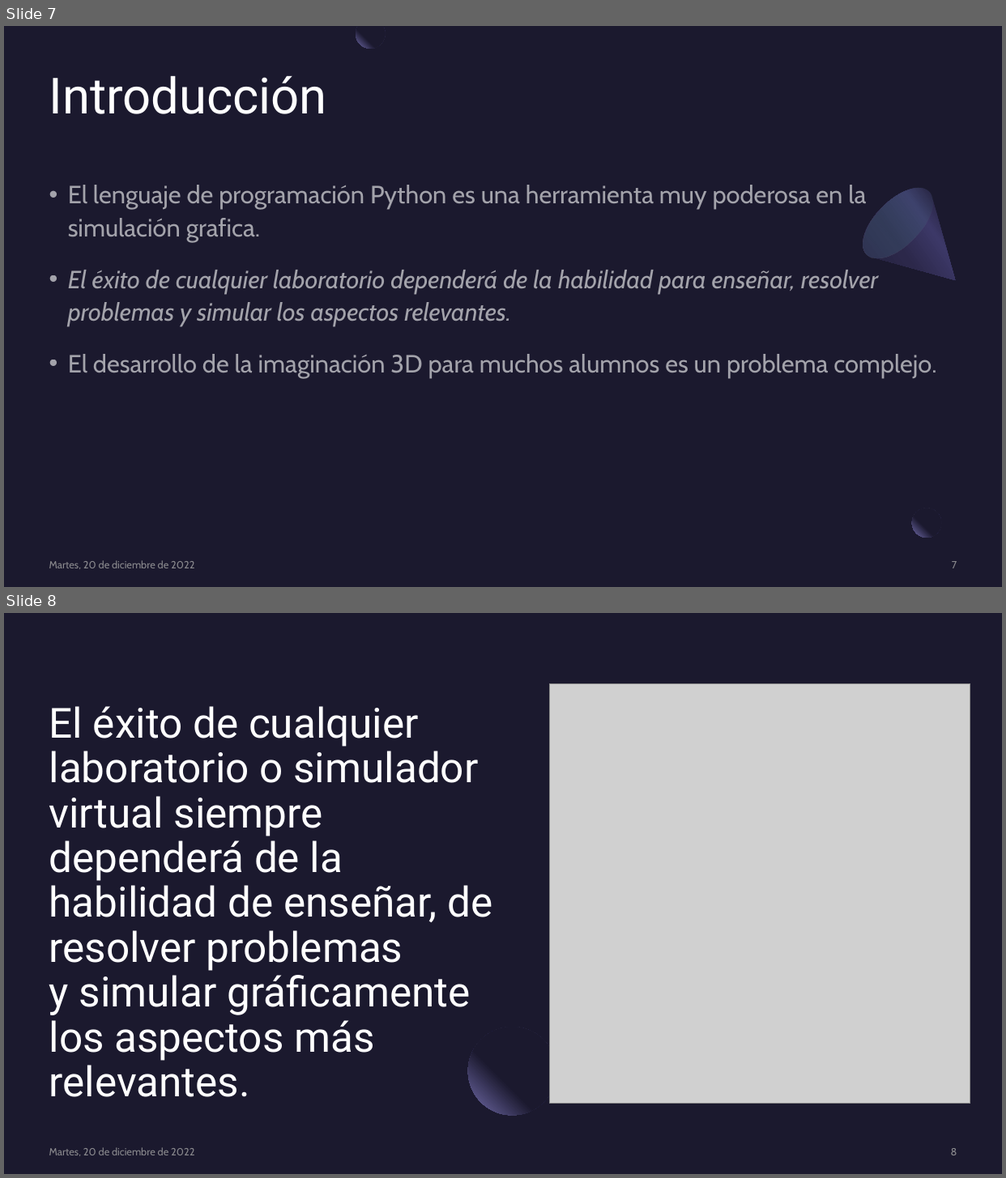
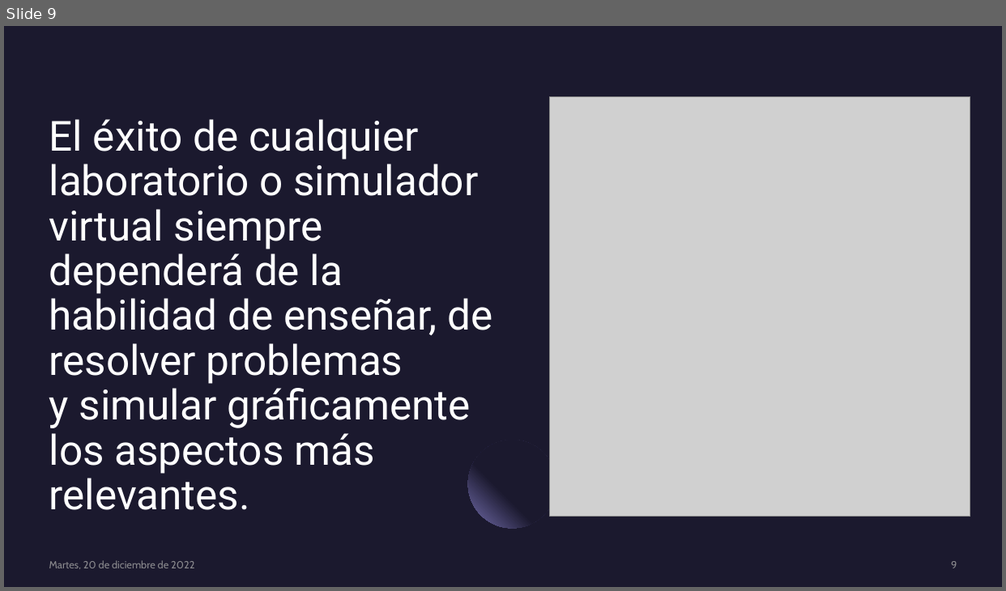
Before and after one commit to genzo-fz/TT_SSIG-3D, a slide deck: SSIG-3D.pptx. Shown one above the other, each under a label of ours: slides 7 and 8 before the commit, slide 9 after it. The pictures are 1006x1178 and 1006x591 pixels, drawn with LibreOffice and Linux fonts; fonts in the diff are those of the drawing; grey boxes stand for pictures. Boxes give left, top, right and bottom in pixels: in the first picture for what was removed or moved away, otherwise in the second. Text is boxed around its words. In the diff, an @@ line names an element or a change of style, - is before the commit and + after.

```diff
--- a/SSIG-3D.pptx
+++ b/SSIG-3D.pptx
@@ slide 7 removed at box(4, 26, 1002, 587), background #1B192E @@
@@ freeform shape removed at box(356, 26, 385, 49) @@
@@ title removed at box(49, 75, 327, 114) @@
-Introducción
@@ text removed at box(68, 185, 936, 378) @@
-• El lenguaje de programación Python es una herramienta muy poderosa en la simulación grafica.
-• El éxito de cualquier laboratorio dependerá de la habilidad para enseñar, resolver problemas y simular los aspectos relevantes.
-• El desarrollo de la imaginación 3D para muchos alumnos es un problema complejo.
@@ freeform shape removed at box(851, 176, 987, 312) @@
@@ ellipse removed at box(851, 176, 945, 270) @@
@@ ellipse removed at box(912, 509, 941, 538) @@
@@ rectangle removed at box(941, 503, 972, 532) @@
@@ text removed at box(49, 561, 194, 570) @@
-Martes, 20 de diciembre de 2022
@@ page number removed at box(952, 561, 957, 569) @@
-7
@@ what was slide 8 is now slide 9 @@
@@ page number at box(951, 561, 957, 569): text changed @@
-8
+9
```
Also in this commit, not shown: 5 slides changed, 5 slides added, 5 other slides removed.
